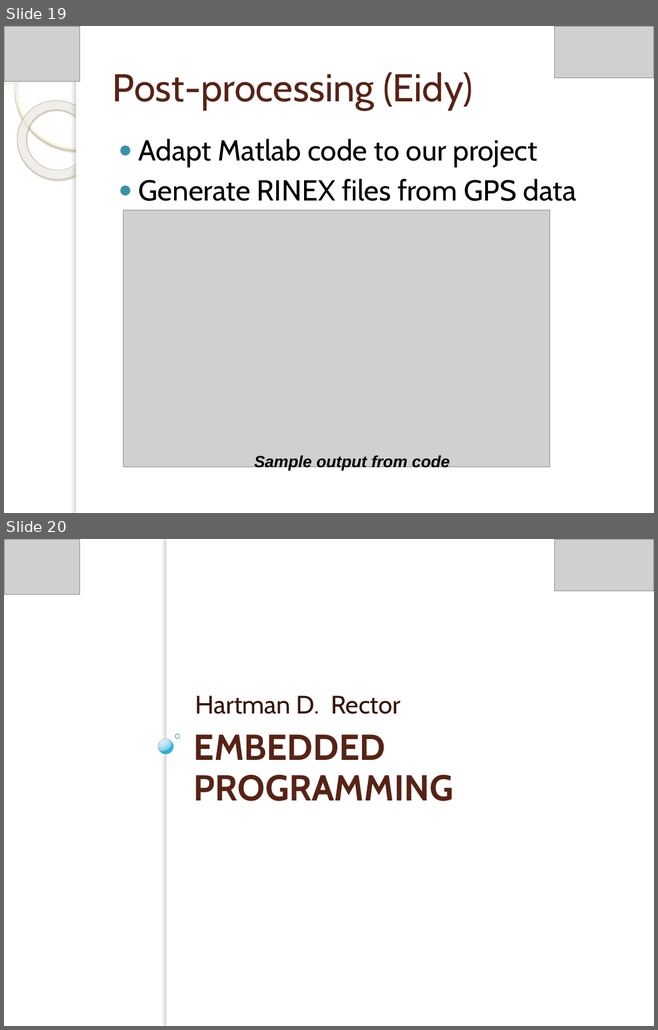
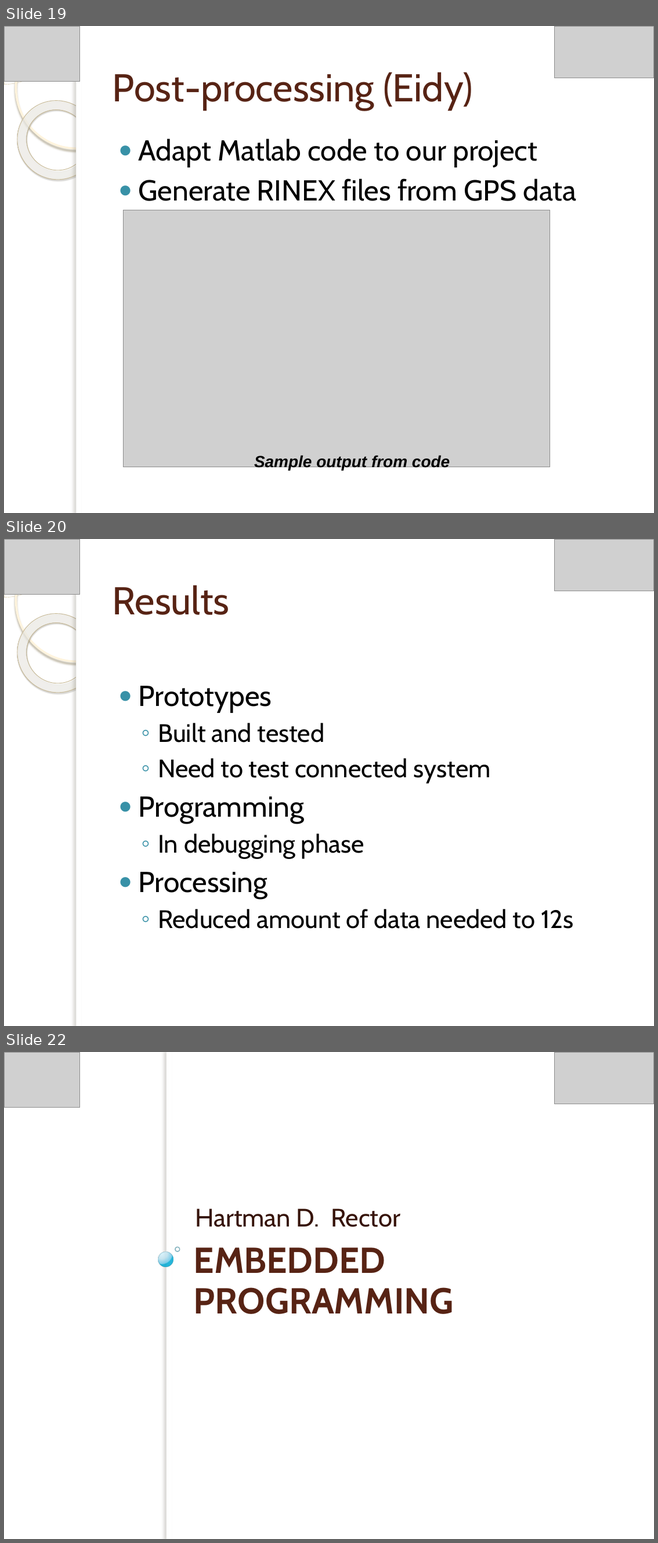
Before and after one commit to lyf8118/sandiaproject, a slide deck: Docs/Report/Final Report/Sandia Clinic Open House Presentation.pptx. Shown one above the other, each under a label of ours: slides 19 and 20 before the commit, slides 19, 20 and 22 after it; the slides between them are not shown. The pictures are 658x1030 and 658x1543 pixels, drawn with LibreOffice and Linux fonts; fonts in the diff are those of the drawing; grey boxes stand for pictures; background and template pictures are left out. Boxes give left, top, right and bottom in pixels: in the first picture for what was removed or moved away, otherwise in the second. Text is boxed around its words. In the diff, an @@ line names an element or a change of style, - is before the commit and + after.

```diff
--- a/Docs/Report/Final Report/Sandia Clinic Open House Presentation.pptx
+++ b/Docs/Report/Final Report/Sandia Clinic Open House Presentation.pptx
@@ slide 20 added at (x1=4, y1=539, x2=654, y2=1026), background picture (left out); not listed: 5 template elements that a slide beside it also shows @@
@@ picture added at (x1=4, y1=539, x2=80, y2=595) @@
@@ picture added at (x1=554, y1=539, x2=654, y2=591) @@
@@ title added at (x1=112, y1=585, x2=230, y2=615), 43 pt, text #572314 @@
+Results
@@ text added at (x1=139, y1=686, x2=573, y2=929), 28 pt, text #000000 @@
+● Prototypes
+  ◦ Built and tested
+  ◦ Need to test connected system
+● Programming
+  ◦ In debugging phase
+● Processing
+  ◦ Reduced amount of data needed to 12s
@@ what was slide 20 is now slide 22 @@
```
Also in this commit, not shown: 3 slides changed, 4 other slides added.
